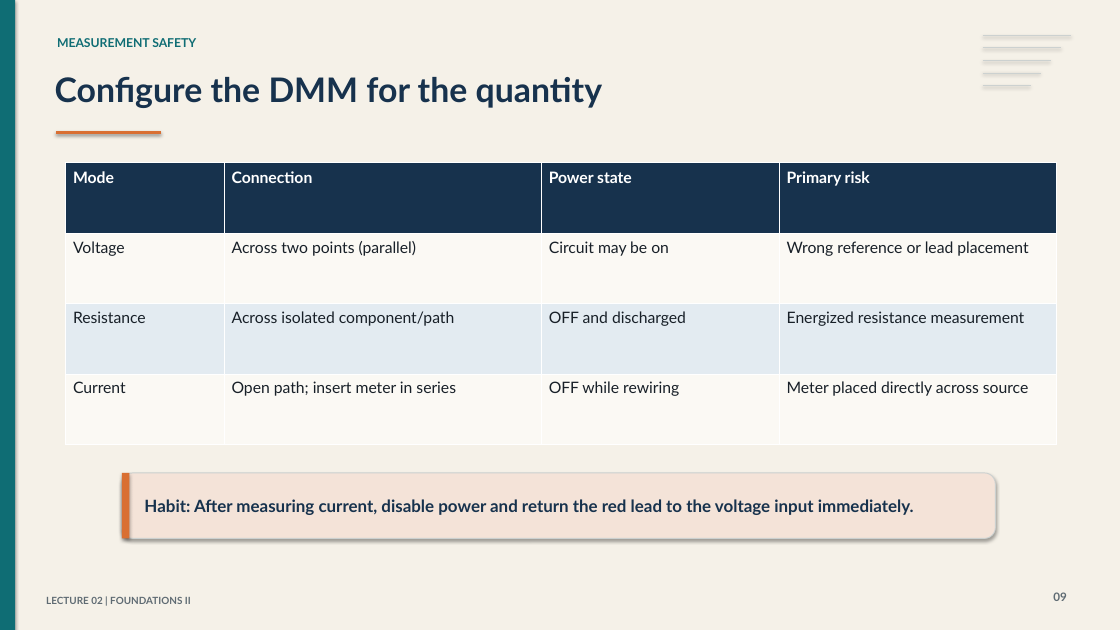
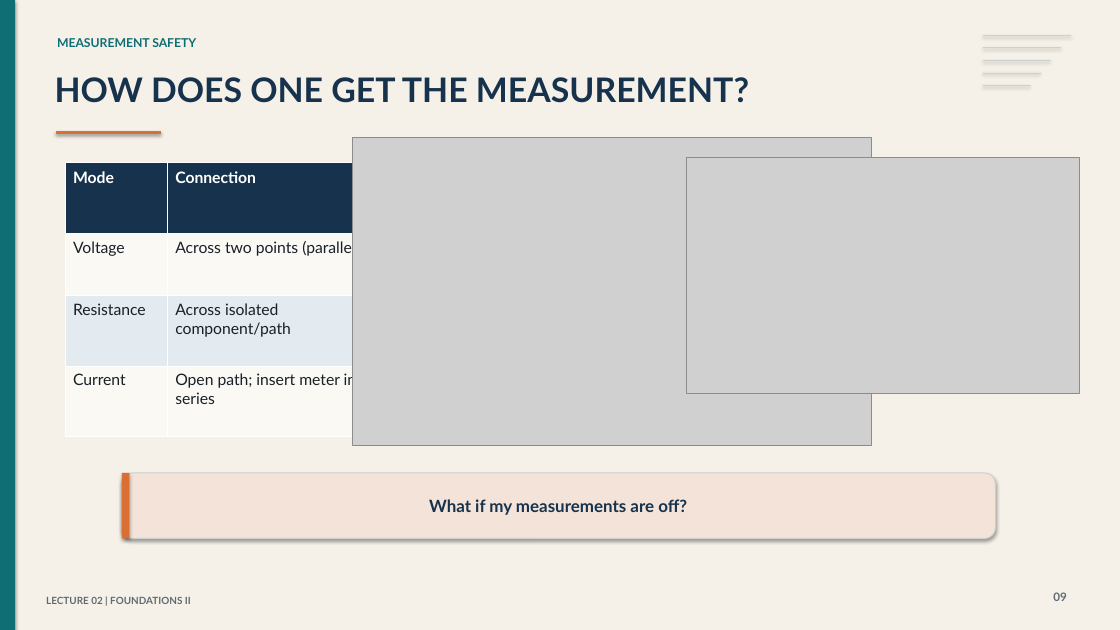
Before and after one commit to cyber-327/cyber-327.github.io, a slide deck: slide 15 of assets/slides/lecture-02-slides.pptx (slide 12 before the commit). Drawn at 1120x630 pixels with LibreOffice and Linux fonts; fonts in the diff are those of the drawing; grey boxes stand for pictures. Boxes give left, top, right and bottom in pixels: in the first picture for what was removed or moved away, otherwise in the second. Text is boxed around its words. In the diff, an @@ line names an element or a change of style, - is before the commit and + after.

Commit message:
Update Lecture 2 slides

```diff
--- a/assets/slides/lecture-02-slides.pptx
+++ b/assets/slides/lecture-02-slides.pptx
@@ text at bbox=[55, 77, 749, 103]: text changed @@
-Configure the DMM for the quantity
+HOW DOES ONE GET THE MEASUREMENT?
@@ picture added at bbox=[353, 138, 872, 445] @@
@@ table at bbox=[66, 163, 373, 437] @@
-column 3: Power state | Circuit may be on | OFF and discharged | OFF while rewiring
-column 4: Primary risk | Wrong reference or lead placement | Energized resistance measurement | Meter placed directly across source
@@ table: place and size @@
-table at bbox=[66, 163, 1057, 444]
+table at bbox=[66, 163, 373, 437]
@@ picture added at bbox=[686, 157, 1080, 393] @@
@@ text at bbox=[429, 499, 687, 515]: text changed @@
-Habit: After measuring current, disable power and return the red lead to the voltage input immediately.
+What if my measurements are off?
```
Also in this commit, not shown: 1 other slide changed, 9 slides added, 6 slides removed.
